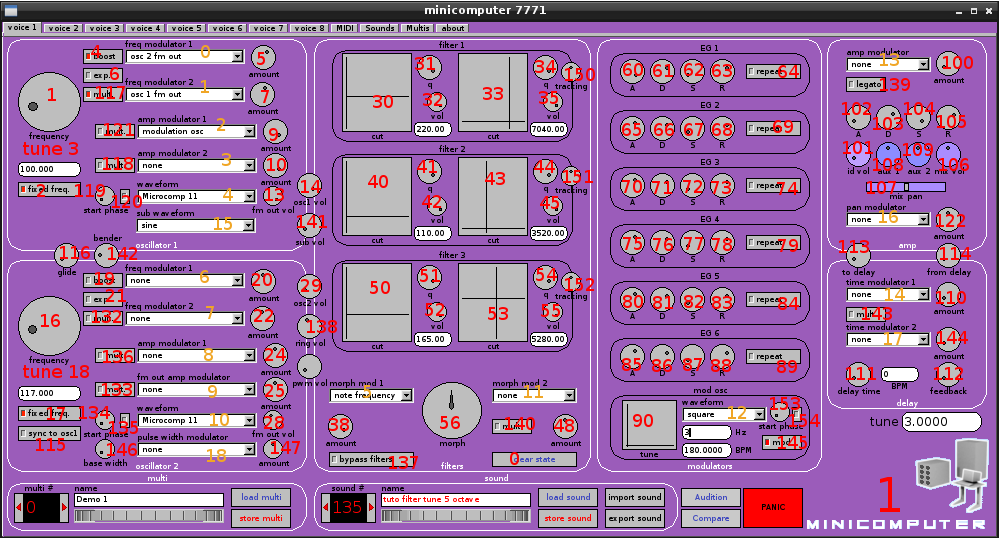
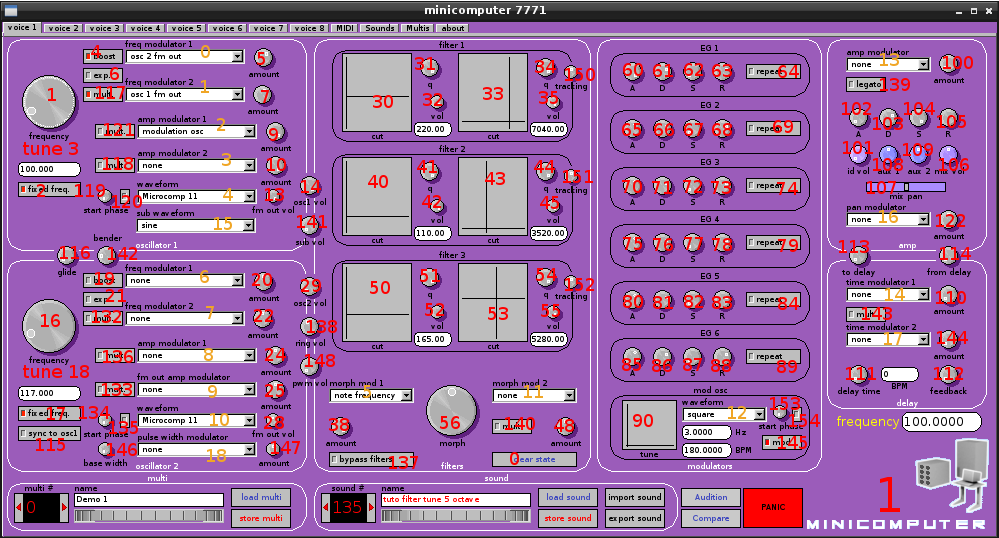
The second (999, 538) image is a revision of the first. Changes to its layers:
added layer "148" above "Calque Copié" over (305, 354, 335, 367)
painted on "Calque Copié" over (18, 45, 963, 459)
